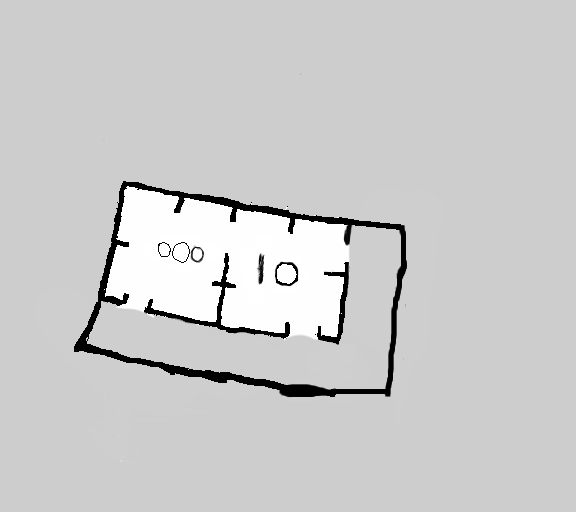
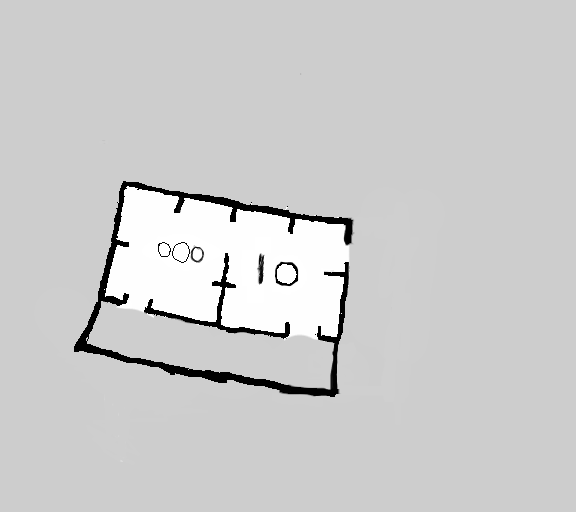
Before/after of a (576, 512) layered artwork. What changed in the layer stack:
painted on "au_map.pgm" over [279, 217, 407, 398]
